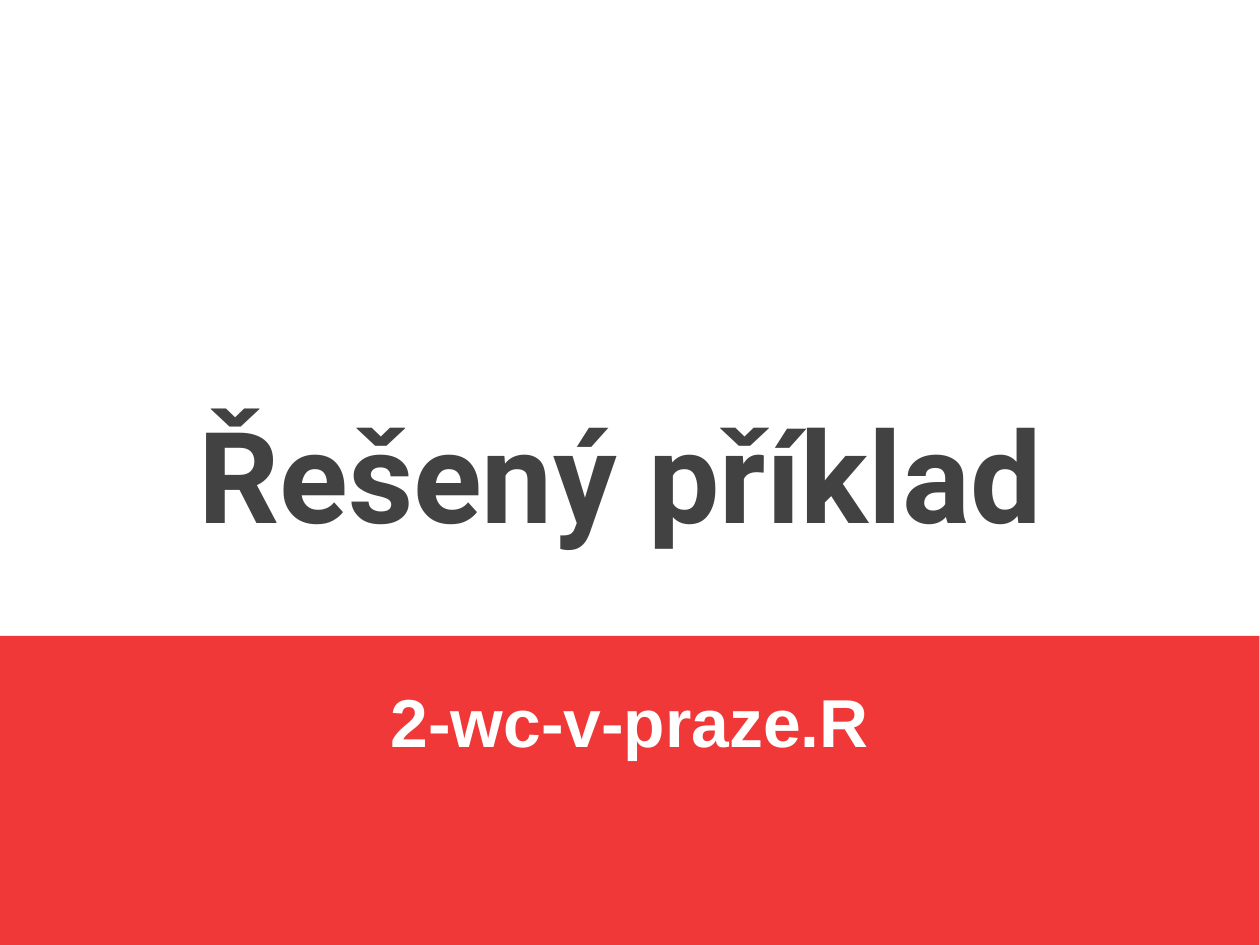
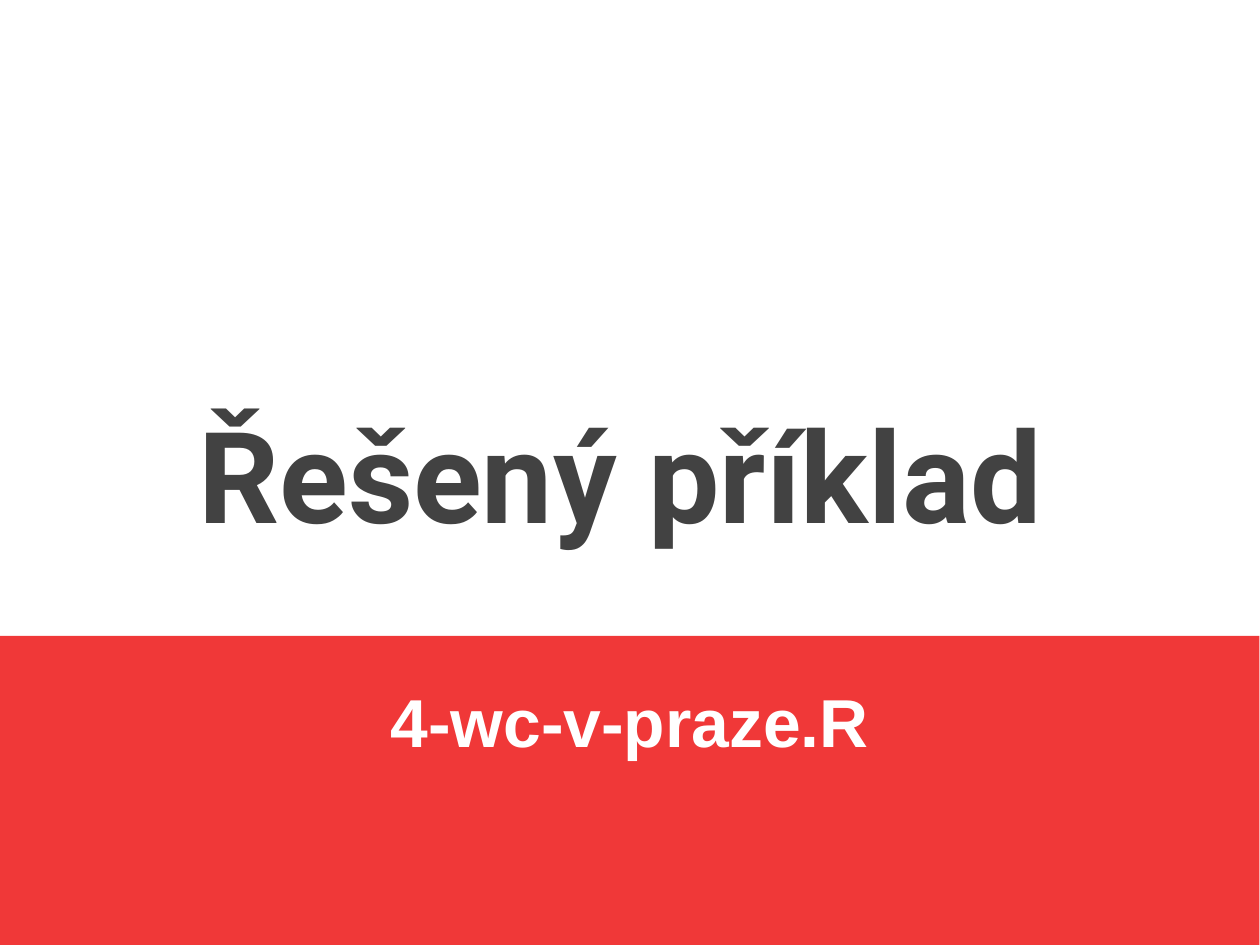
Before and after one commit to jlacko/4EK418, a slide deck: slide 15 of prez/4 - operace mezi objekty.odp. Drawn at 1260x945 pixels with LibreOffice and Linux fonts; fonts in the diff are those of the drawing. Boxes give left, top, right and bottom in pixels: in the first picture for what was removed or moved away, otherwise in the second. Text is boxed around its words. In the diff, an @@ line names an element or a change of style, - is before the commit and + after.

```diff
--- a/prez/4 - operace mezi objekty.odp
+++ b/prez/4 - operace mezi objekty.odp
@@ subtitle at box(391, 700, 869, 760): text changed @@
-2-wc-v-praze.R
+4-wc-v-praze.R
```
Also in this commit, not shown: 5 other slides changed, 59 other files.
